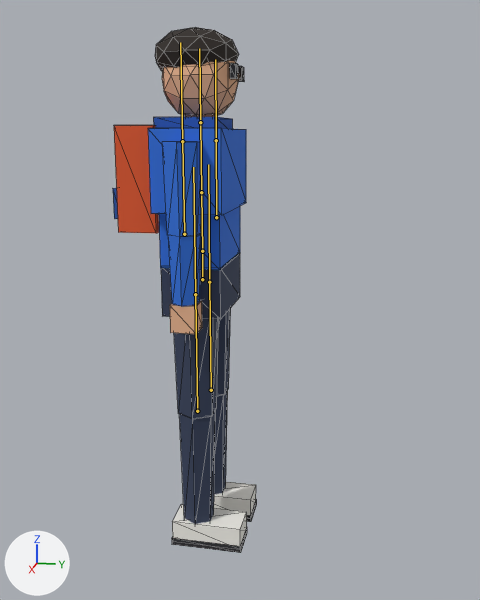
What one commit did to the glTF model web/public/assets/char_hero.glb.
Camera for both pictures: a camera (50 mm lens) standing at (2.208, 0.631, 0.435) and looking at (0.004, 0.19, -0.115). Arrows for +X, +Y and +Z are at lower left; the lights stay in place. The picture after the commit comes second. The bones that change, and the others that lie on the model, are drawn over the model as lines. Mesh edges are drawn as thin lines.

Objects in the first picture: 'char_hero'.
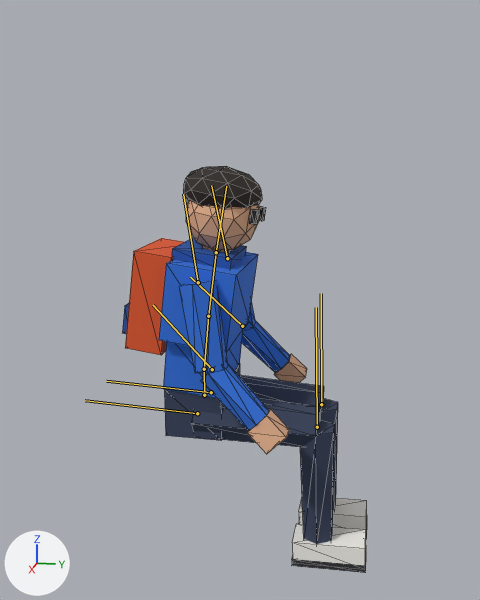
The newer file adds an action. The first version stands in its rest pose; the second is drawn at frame 52 of the action 'anim_Sit'.

Changed parts and their boxes [x1, y1, x2, y2] in the pictures (480 x 600 px):
'char_hero', posed (70% wider, 23% shorter)
    before: [113, 27, 257, 553]
    after: [122, 166, 367, 573]
bone 'bone_hips', root to tip
    before: (202, 279) to (202, 251)
    after: (204, 395) to (204, 369)
bone 'bone_spine', root to tip
    before: (202, 251) to (201, 192)
    after: (204, 369) to (208, 316)
bone 'bone_chest', root to tip
    before: (201, 192) to (200, 122)
    after: (208, 316) to (216, 252)
bone 'bone_head', root to tip
    before: (200, 122) to (199, 48)
    after: (216, 252) to (226, 186)
bone 'bone_upperArm_L', root to tip
    before: (216, 140) to (215, 59)
    after: (227, 258) to (211, 185)
bone 'bone_lowerArm_L', root to tip
    before: (216, 217) to (216, 140)
    after: (242, 326) to (190, 277)
bone 'bone_upperArm_R', root to tip
    before: (182, 141) to (180, 42)
    after: (198, 282) to (183, 194)
bone 'bone_lowerArm_R', root to tip
    before: (184, 234) to (182, 141)
    after: (212, 369) to (153, 305)
bone 'bone_upperLeg_L', root to tip
    before: (209, 282) to (208, 164)
    after: (211, 392) to (106, 381)
bone 'bone_lowerLeg_L', root to tip
    before: (211, 390) to (209, 282)
    after: (321, 404) to (321, 293)
bone 'bone_upperLeg_R', root to tip
    before: (195, 294) to (193, 167)
    after: (197, 413) to (85, 400)
bone 'bone_lowerLeg_R', root to tip
    before: (197, 411) to (195, 294)
    after: (317, 427) to (316, 307)

The edits, one by one:
Bone 'bone_hips' (bone_bone_hips) moves from (0.0, 0.0, 0.0) to (0.0, -0.43, 0.0).
Bone 'bone_spine' (bone_bone_spine) turns from (0, 0, 0) to (-5, 0, 0) degrees about its own x, y and z.
Bone 'bone_chest' (bone_bone_chest) turns from (0, 0, 0) to (-2, 0, 0) degrees about its own x, y and z.
Bone 'bone_head' (bone_bone_head) turns from (0, 0, 0) to (-2, -3, 0) degrees about its own x, y and z.
Bone 'bone_upperArm_L' (bone_bone_upperarm_l) turns from (0, 0, 0) to (18, 2, -7) degrees about its own x, y and z.
Bone 'bone_lowerArm_L' (bone_bone_lowerarm_l) turns from (0, 0, 0) to (35, 0, 0) degrees about its own x, y and z.
Bone 'bone_upperArm_R' (bone_bone_upperarm_r) turns from (0, 0, 0) to (18, -2, 7) degrees about its own x, y and z.
Bone 'bone_lowerArm_R' (bone_bone_lowerarm_r) turns from (0, 0, 0) to (35, 0, 0) degrees about its own x, y and z.
Bone 'bone_upperLeg_L' (bone_bone_upperleg_l) turns from (0, 0, 0) to (88, 0, 0) degrees about its own x, y and z.
Bone 'bone_lowerLeg_L' (bone_bone_lowerleg_l) turns from (0, 0, 0) to (-86, 0, 0) degrees about its own x, y and z.
Bone 'bone_upperLeg_R' (bone_bone_upperleg_r) turns from (0, 0, 0) to (88, 0, 0) degrees about its own x, y and z.
Bone 'bone_lowerLeg_R' (bone_bone_lowerleg_r) turns from (0, 0, 0) to (-86, 0, 0) degrees about its own x, y and z.
